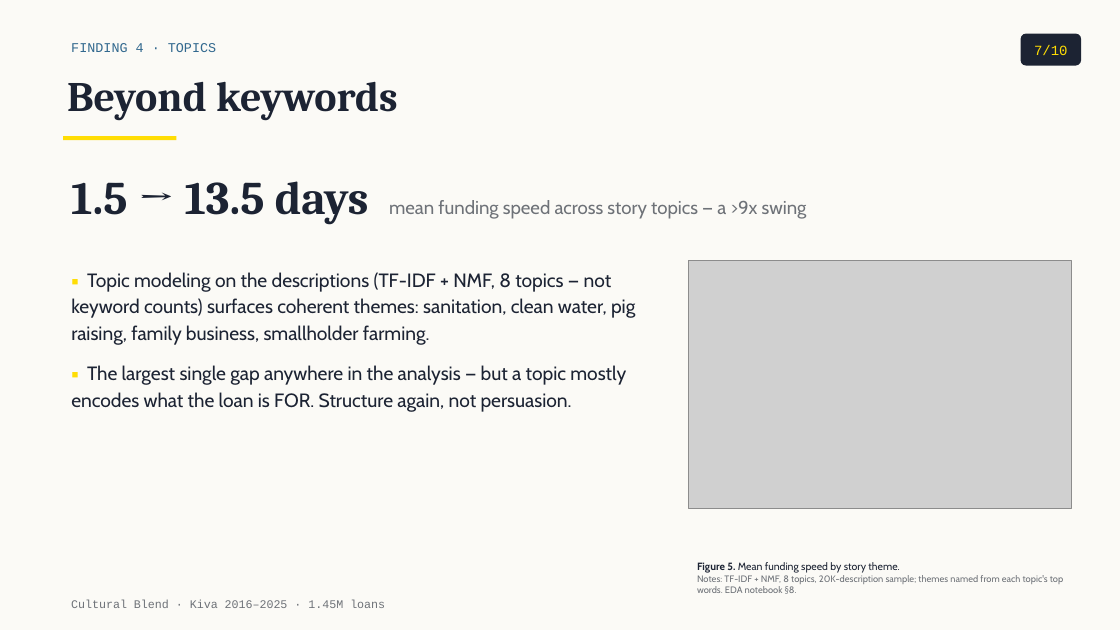
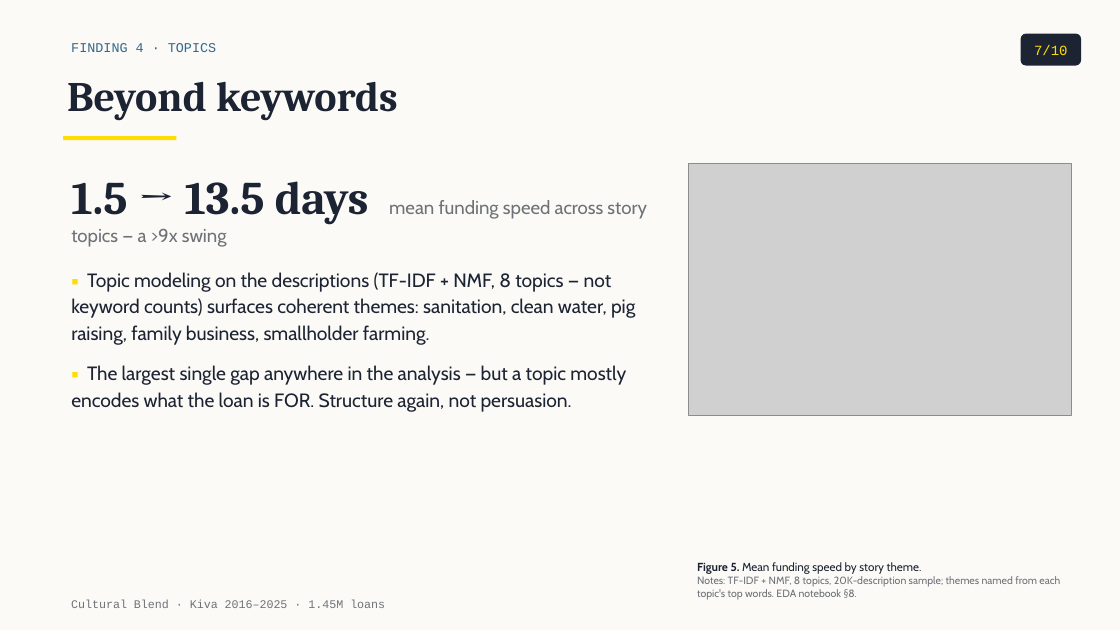
Before and after one commit to tuannm3812/unsw-ma-hackathon-2026, a slide deck: slide 7 of docs/presentation/slides_draft.pptx. Drawn at 1120x630 pixels with LibreOffice and Linux fonts; fonts in the diff are those of the drawing; grey boxes stand for pictures. Boxes give left, top, right and bottom in pixels: in the first picture for what was removed or moved away, otherwise in the second. Text is boxed around its words. In the diff, an @@ line names an element or a change of style, - is before the commit and + after.

```diff
--- a/docs/presentation/slides_draft.pptx
+++ b/docs/presentation/slides_draft.pptx
@@ text "1.5 → 13.5 days mean ..." rewrapped from [71,181,807,225] to [71,181,647,247] @@
@@ picture: place and size @@
-picture at [689,260,1071,508]
+picture at [689,164,1071,416]
@@ text "Figure 5. Mean funding speed ..." at [697,562,1060,600]: size 9 to 10 pt in "Figure 5. Mean funding speed by story ..."; size 8 to 9 pt in "Notes: TF-IDF + NMF, 8 topics, 20K-description ..." @@
```
Also in this commit, not shown: 7 other slides changed, 22 other files.
